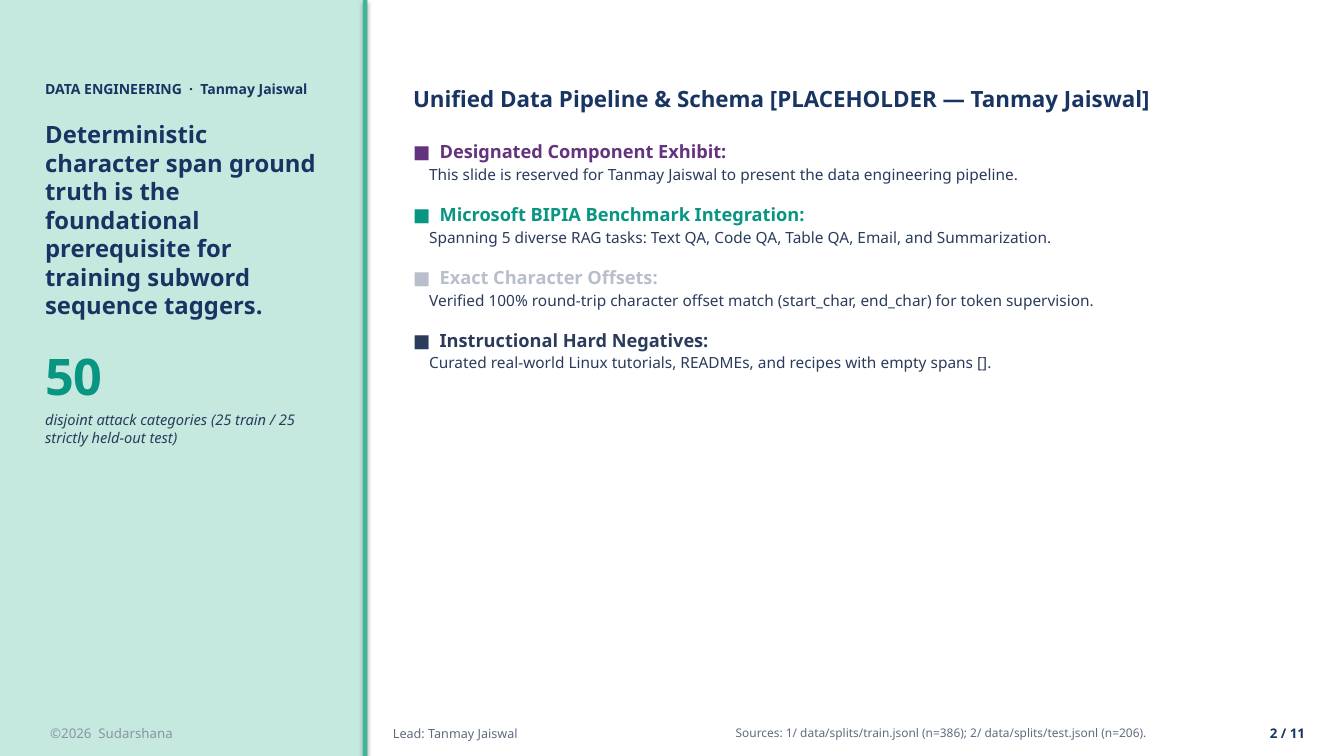
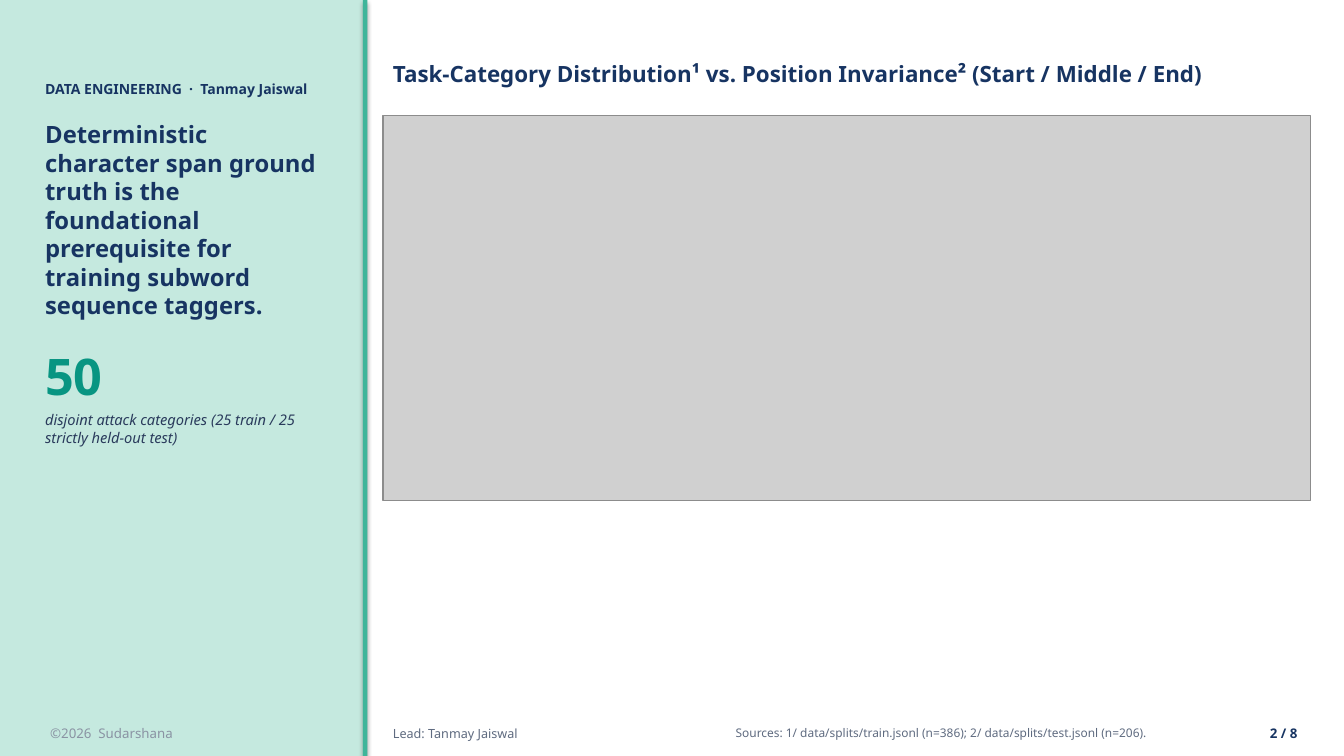
Before and after one commit to HarK-github/Sudarshana, a slide deck: slide 2 of reports/Sudarshana_a16z_Presentation.pptx. Drawn at 1344x756 pixels with LibreOffice and Linux fonts; fonts in the diff are those of the drawing; grey boxes stand for pictures. Boxes give left, top, right and bottom in pixels: in the first picture for what was removed or moved away, otherwise in the second. Text is boxed around its words. In the diff, an @@ line names an element or a change of style, - is before the commit and + after.

Commit message:
feat(slides): brief 8-slide all-authors presentation with dedicated charts and zero lingering text

```diff
--- a/reports/Sudarshana_a16z_Presentation.pptx
+++ b/reports/Sudarshana_a16z_Presentation.pptx
@@ text added at [393, 63, 1202, 88], 16 pt, text #173462, bold @@
+Task-Category Distribution¹ vs. Position Invariance² (Start / Middle / End)
@@ picture added at [383, 116, 1311, 501] @@
@@ text removed at [413, 90, 1150, 372] @@
-Unified Data Pipeline & Schema [PLACEHOLDER — Tanmay Jaiswal]
-■ Designated Component Exhibit:
-This slide is reserved for Tanmay Jaiswal to present the data engineering pipeline.
-■ Microsoft BIPIA Benchmark Integration:
-Spanning 5 diverse RAG tasks: Text QA, Code QA, Table QA, Email, and Summarization.
-■ Exact Character Offsets:
-Verified 100% round-trip character offset match (start_char, end_char) for token supervision.
-■ Instructional Hard Negatives:
-Curated real-world Linux tutorials, READMEs, and recipes with empty spans [].
@@ text at [1270, 728, 1298, 738]: text changed @@
-2 / 11
+2 / 8
```
Also in this commit, not shown: 7 other slides changed, 3 slides removed, 6 other files.
